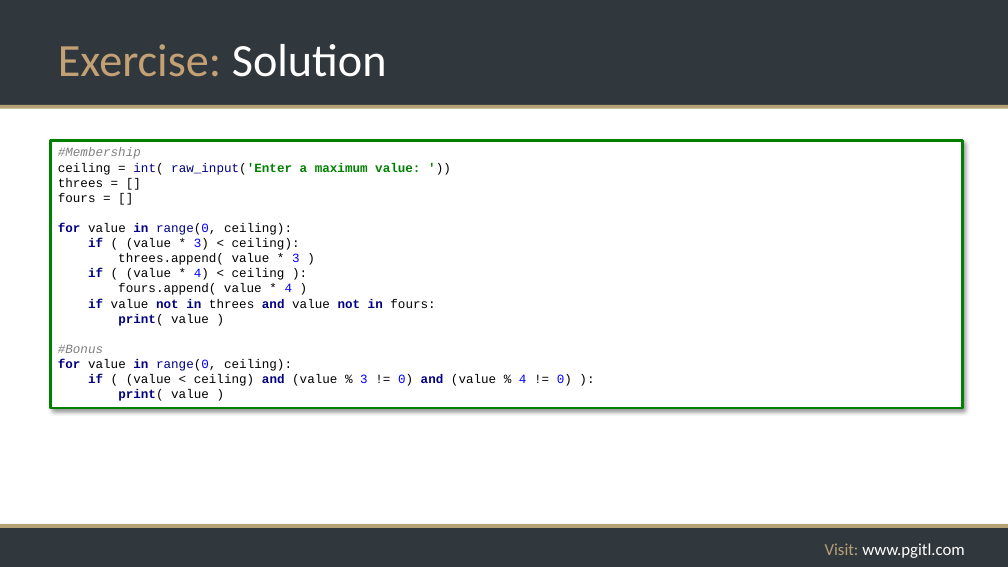
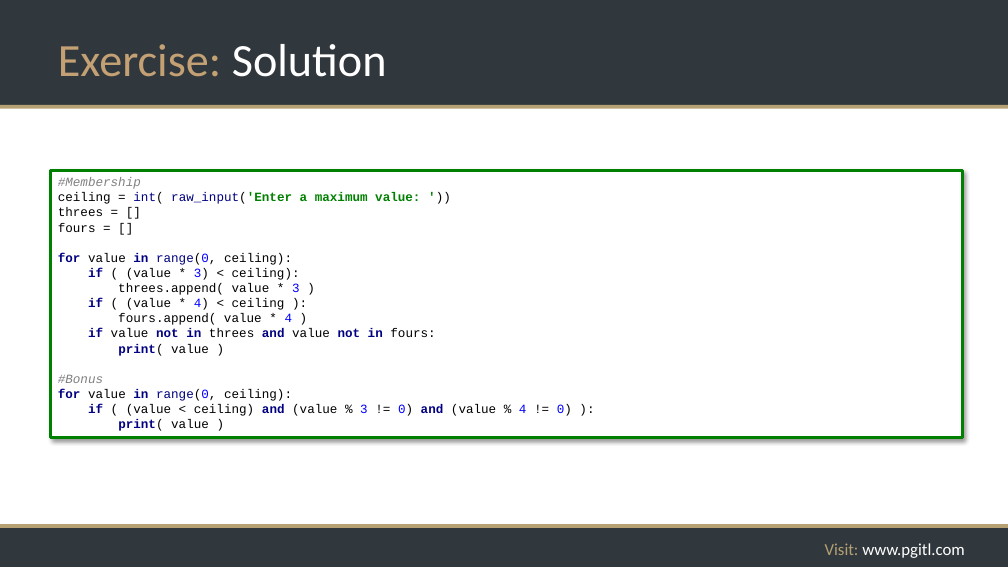
Before and after one commit to rikkouri/project-a, a slide deck: slide 125 of Programming Foundations.pptx (slide 113 before the commit). Drawn at 1008x567 pixels with LibreOffice and Linux fonts; fonts in the diff are those of the drawing; background and template pictures are left out. Boxes give left, top, right and bottom in pixels: in the first picture for what was removed or moved away, otherwise in the second. Text is boxed around its words. In the diff, an @@ line names an element or a change of style, - is before the commit and + after.

```diff
--- a/Programming Foundations.pptx
+++ b/Programming Foundations.pptx
@@ rectangle "#Membership ceiling = int( raw_input('Enter ...": place and size @@
-rectangle "#Membership ceiling = int( raw_input('Enter ..." at box(51, 141, 963, 408)
+rectangle "#Membership ceiling = int( raw_input('Enter ..." at box(51, 170, 963, 437)
```
Also in this commit, not shown: 3 other slides changed.
